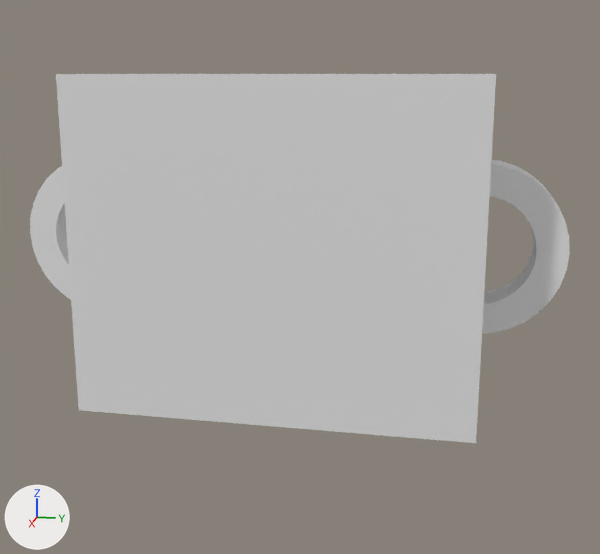
Before and after pictures for a commit that changed the Blender file mascot.blend.
Rendered twice from a 50 mm lens placed at (8.83, 1.91, 3.17), pointed at (-0.07, 0.13, 0.94). The axes (+X, +Y, +Z) are drawn at lower left. The lights are the same throughout.

Names of what the first picture shows: 'Head'.
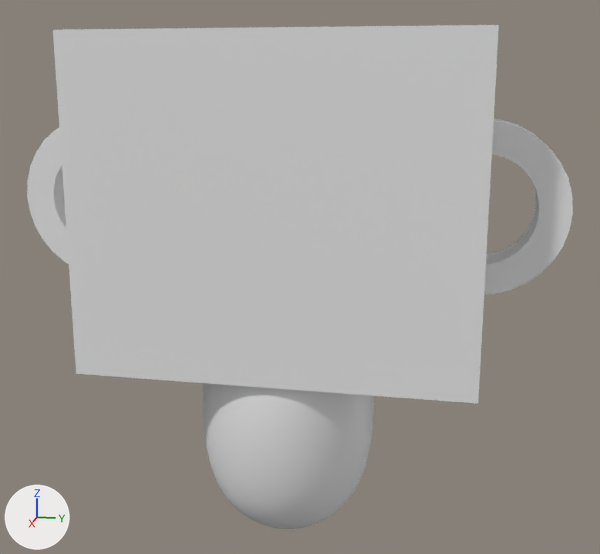
Commit message: add body

Scene script edits in JSON lines:
```json
{"block": "me_cube", "where": "me_cube.from_pydata(...)  # 144 vertices, 80 faces; spans x -1.0..1.0, y -2.96..2.96, z -2.21..1.35"}
{"block": "me_cube", "where": "# used by ob_head; location = (0.0, 0.0, 1.81)"}
{"block": "me_cube", "change": "me_cube part 1: the whole mesh is moved by (0.0, 0.0, 0.43)"}
{"op": "add", "block": "me_sphere", "code": ["me_sphere = bpy.data.meshes.new('Sphere')", "me_sphere.from_pydata(...)  # a UV sphere (32 segments, 16 rings, poles along z) spanning x -1.0..1.0, y -1.0..1.0, z -1.3..1.3", "me_sphere.polygons.foreach_set('use_smooth', [True] * 512)"]}
{"op": "add", "block": "lat_lattice", "code": ["lat_lattice = bpy.data.lattices.new('Lattice')", "lat_lattice.points_w = 4", "lat_lattice.points.foreach_set('co_deform', [-0.5, -0.5, -0.413, 0.5, -0.5, -0.413, -0.5, 0.5, -0.413, 0.5, 0.5, -0.413, -0.5, -0.5, -0.167, 0.5, -0.5, -0.167, -0.5, 0.5, -0.167, 0.5, 0.5, -0.167, -0.5, -0.5, 0.398, 0.5, -0.5, 0.398, -0.5, 0.5, 0.398, 0.5, 0.5, 0.398, -0.5, -0.5, 0.5, 0.5, -0.5, 0.5, -0.5, 0.5, 0.5, 0.5, 0.5, 0.5])"]}
{"op": "set", "path": "ob_head.location", "old": "(0.0, 0.0, 1.81)", "new": "(0.0, 0.0, 1.79)"}
{"op": "add", "block": "ob_sphere", "code": ["ob_sphere = bpy.data.objects.new('Sphere', me_sphere)", "ob_sphere.location = (0.0, 0.0, -0.93)", "_m = ob_sphere.modifiers.new('Lattice', 'LATTICE')", "_m.object = ob_lattice", "_m = ob_sphere.modifiers.new('Subsurf', 'SUBSURF')"]}
{"op": "add", "block": "ob_lattice", "code": ["ob_lattice = bpy.data.objects.new('Lattice', lat_lattice)", "ob_lattice.location = (0.0, 0.0, -0.931)", "ob_lattice.scale = (2.1, 2.1, 2.96)"]}
```

Location of each change, [x1, y1, x2, y2] in pixels of the pictures (600 x 554 px):
```json
{"object": "Head", "change": "moved", "before": [30, 74, 570, 443], "after": [27, 25, 573, 403]}
{"object": "Sphere", "change": "added", "after": [203, 383, 374, 529]}
```
